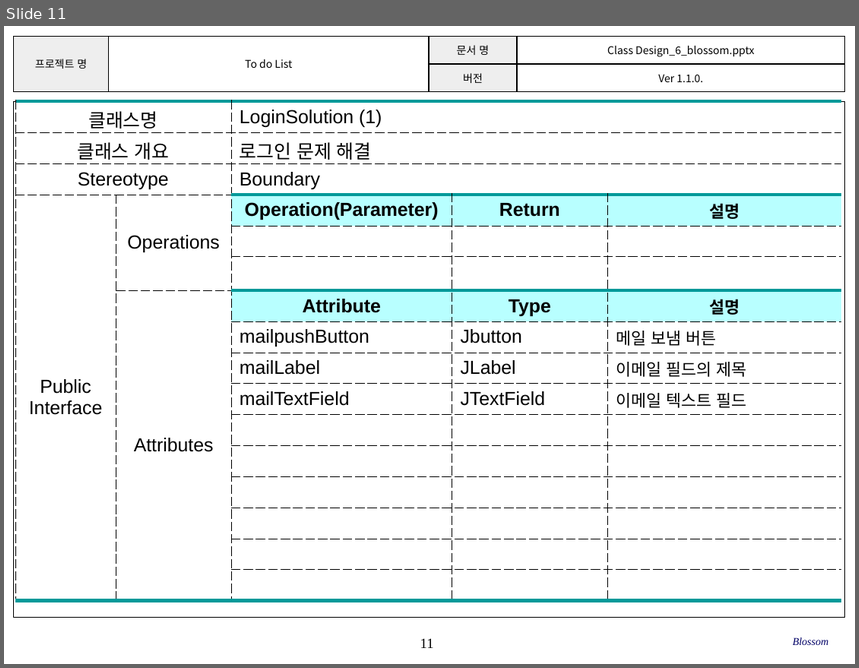
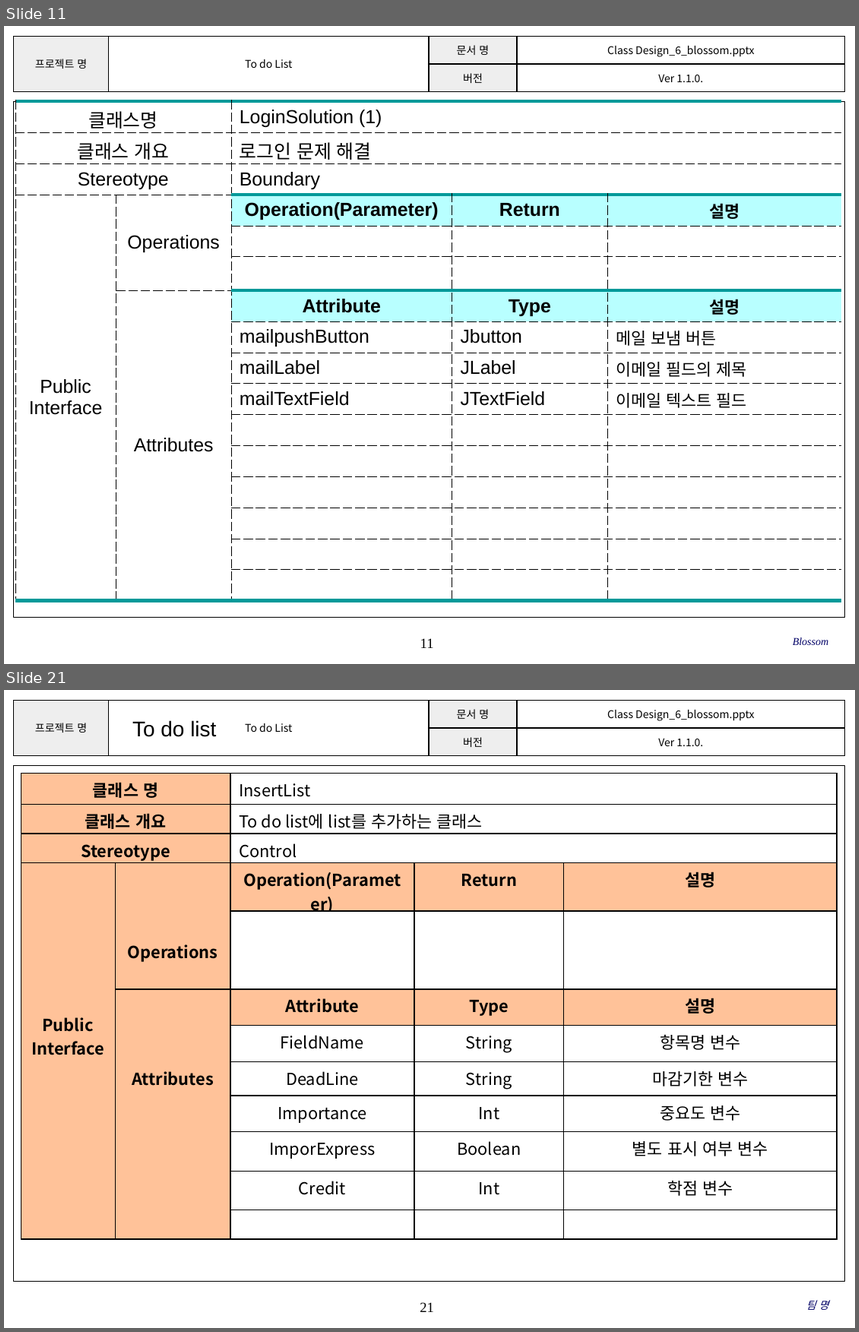
Before and after one commit to SE-admin/SE2017_6_blossom, a slide deck: doc/3_ 설계서/Class Design_6_blossom.pptx. Shown one above the other, each under a label of ours: slide 11 before the commit, slides 11 and 21 after it; the slides between them are not shown. The pictures are 859x668 and 859x1332 pixels, drawn with LibreOffice and Linux fonts; fonts in the diff are those of the drawing; background and template pictures are left out. Boxes give left, top, right and bottom in pixels: in the first picture for what was removed or moved away, otherwise in the second. Text is boxed around its words. In the diff, an @@ line names an element or a change of style, - is before the commit and + after.

Commit message:
2017-05-25   Ver 1.2.0.   Stereotype의 Entity와 Control클래스 전체 추가   황은선

```diff
--- a/doc/3_ 설계서/Class Design_6_blossom.pptx
+++ b/doc/3_ 설계서/Class Design_6_blossom.pptx
@@ slide 21 added at [4, 690, 855, 1328], background #FFFFFF; not listed: 3 template elements that a slide beside it also shows @@
@@ text added at [132, 720, 216, 737], 18 pt, text #000000 @@
+To do list
@@ table added at [21, 774, 838, 1229], 12 rows, 5 columns @@
+클래스 명 |  | InsertList |  | 
+클래스 개요 |  | To do list에 list를 추가하는 클래스 |  | 
+Stereotype |  | Control |  | 
+Public / Interface | Operations | Operation(Parameter) | Return | 설명
+ |  |  |  | 
+ | Attributes | Attribute | Type | 설명
+ |  | FieldName | String | 항목명 변수
+ |  | DeadLine | String | 마감기한 변수
+ |  | Importance | Int | 중요도 변수
+ |  | ImporExpress | Boolean | 별도 표시 여부 변수
+ |  | Credit | Int | 학점 변수
+ |  |  |  | 
@@ text added at [807, 1301, 829, 1310], 9 pt, text #000066, italic @@
+팀 명
```
Also in this commit, not shown: 8 other slides changed, 12 other slides added.
